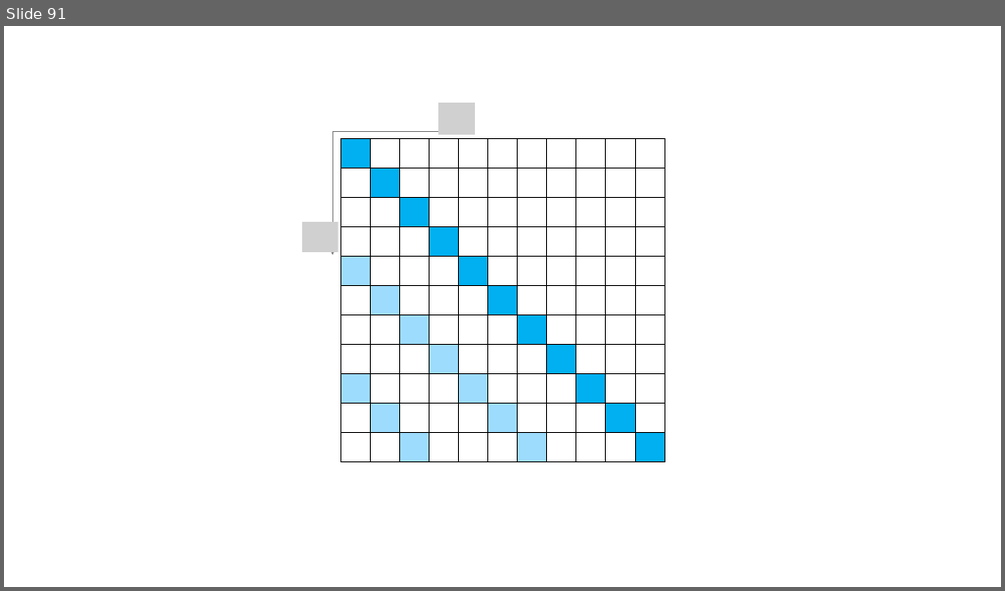
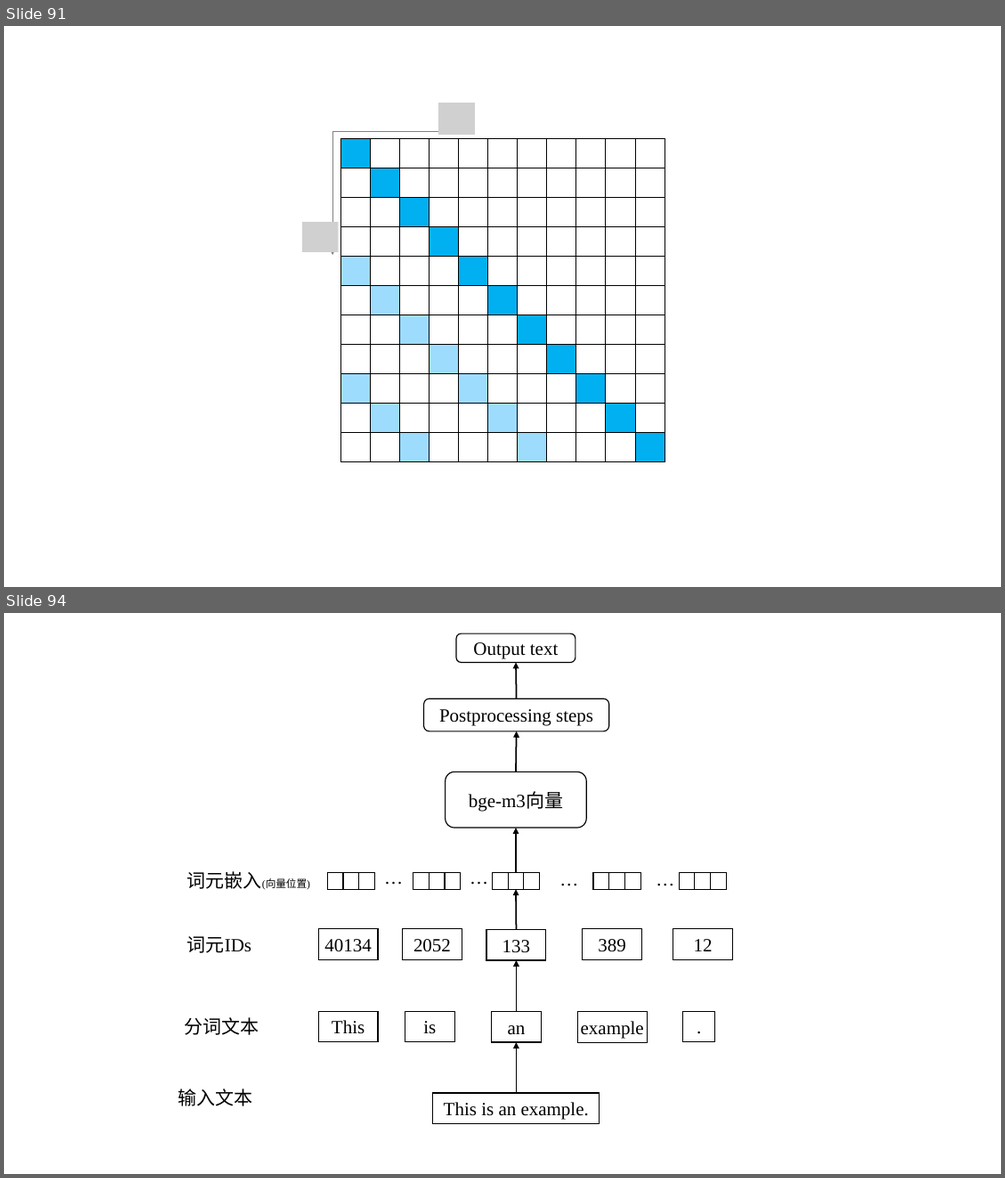
Before and after one commit to clonetimer/pptx, a slide deck: 素材.pptx. Shown one above the other, each under a label of ours: slide 91 before the commit, slides 91 and 94 after it; the slides between them are not shown. The pictures are 1005x591 and 1005x1178 pixels, drawn with LibreOffice and Linux fonts; fonts in the diff are those of the drawing; grey boxes stand for pictures. Boxes give left, top, right and bottom in pixels: in the first picture for what was removed or moved away, otherwise in the second. Text is boxed around its words. In the diff, an @@ line names an element or a change of style, - is before the commit and + after.

```diff
--- a/素材.pptx
+++ b/素材.pptx
@@ slide 94 added at bbox=[4, 613, 1001, 1174], background #FFFFFF @@
@@ group added at bbox=[178, 634, 732, 1124]: 26 rectangles, 8 texts, 6 arrows, 3 rounded rectangles @@
+This is an example.
+This
+is
+an
+example
+.
+40134
+2052
+133
+389
+12
+bge-m3向量
+Postprocessing steps
+Output text
+输入文本
+分词文本
+词元IDs
+词元嵌入(向量位置)
+…
+…
+…
+…
```
Also in this commit, not shown: 1 slide changed, 36 other slides added.
